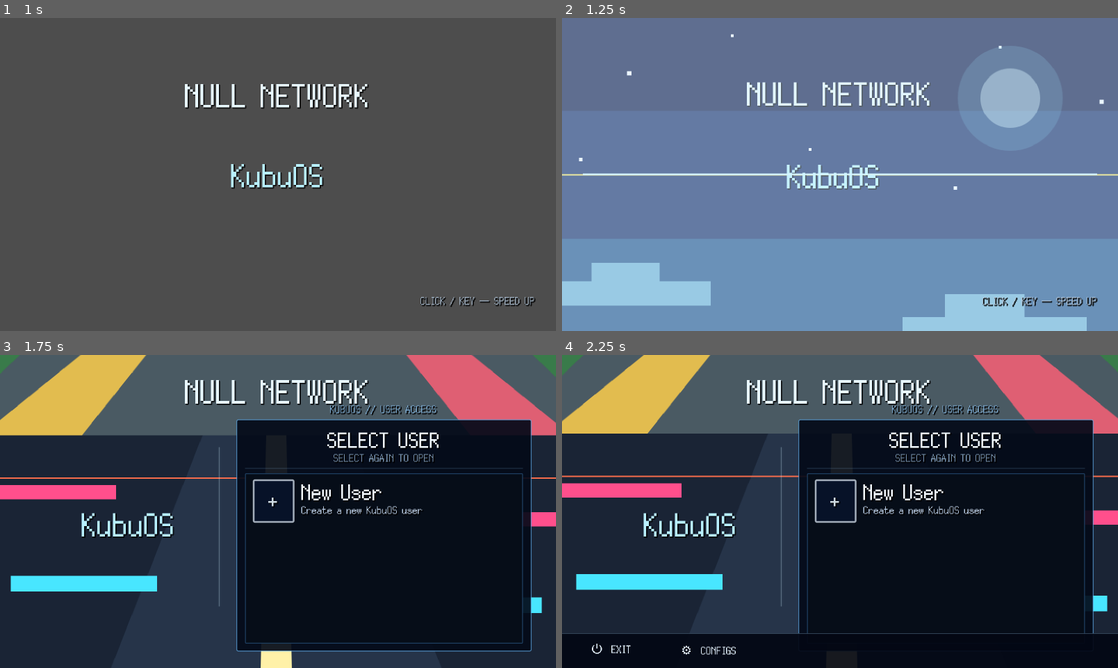
Above: before the commit, frames 1-4 (two rows, left to right).
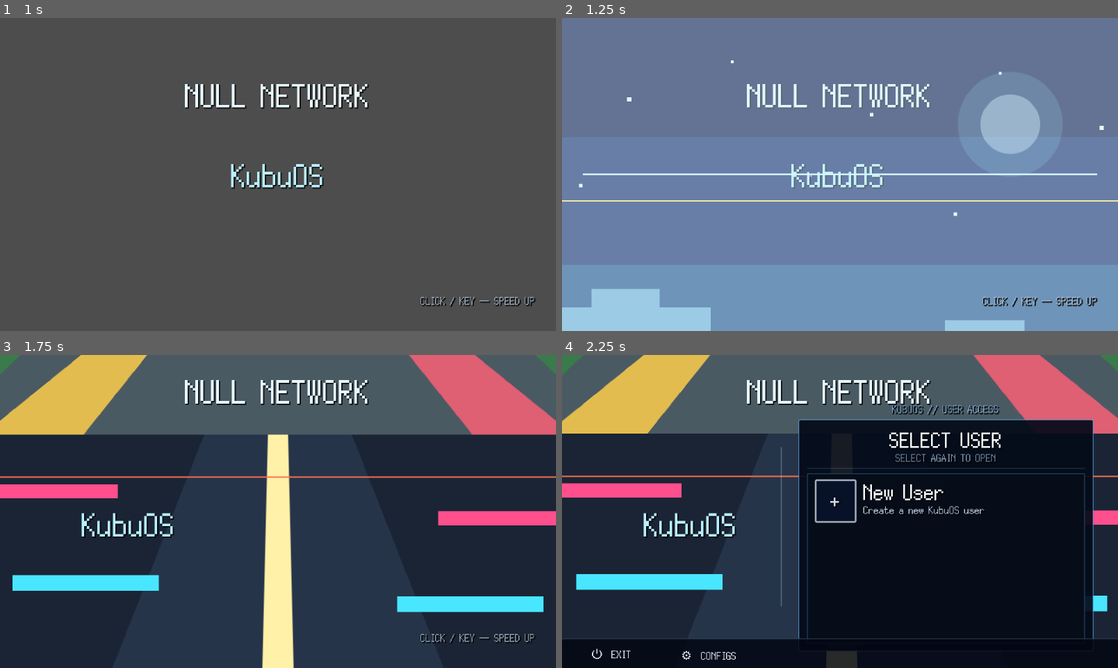
Above: after the commit, the same moments.

Repository: GYU-GAZE/NULL-NETWORK
Game: Godot game, scene res://core/bootstrap/bootstrap.tscn
Two runs of this game, one before a commit and one after it. Both use one fixed random seed, a clock stepped at 60 frames per second and the inputs below. The engine's default icon, where the game draws it, is replaced by a stand-in: a white triangle on a blue panel in a dark square.
Inputs (mouse positions are in pixels of both pictures, inside the frame that each line leads up to):
- Up to frame 1 (1 s): tap Enter at 0.5 s; move the mouse to (400, 158) at 0.52 s; hold D (local_area_move_right) from 0.53 s (still down); tap E (local_area_interact) at 0.6 s; click (400, 158) at 0.67 s
- Up to frame 2 (1.25 s): keep holding D (local_area_move_right)
- Up to frame 3 (1.75 s): release D (local_area_move_right) at 1.25 s; drag from (166, 527) to (250, 574) at 1.27 s
- Up to frame 4 (2.25 s): move the mouse to (895, 442) at 2.02 s; hold D (local_area_move_right) from 2.03 s (still down); tap E (local_area_interact) at 2.1 s

Frame 1 is identical in both runs. In frame 2, 10% of the frame differs, in the area x 0-100%, y 5-100%; in frame 3, 40%, in the area x 0-100%, y 0-100%; in frame 4, 1.5%.

Commit message:
Slow startup panorama descent for visual tuning

Diff:
--- a/data/content/startup/default_startup_presentation.tres
+++ b/data/content/startup/default_startup_presentation.tres
@@ -32,7 +32,7 @@
 logo_ignite_seconds = 0.16
 logo_hold_seconds = 0.12
 screen_power_seconds = 0.11
-reveal_seconds = 1.2
+reveal_seconds = 4.8
 logo_target_screen_x_ratio = 0.19
 logo_target_screen_y_ratio = 0.54
 logo_target_scale = 0.7
